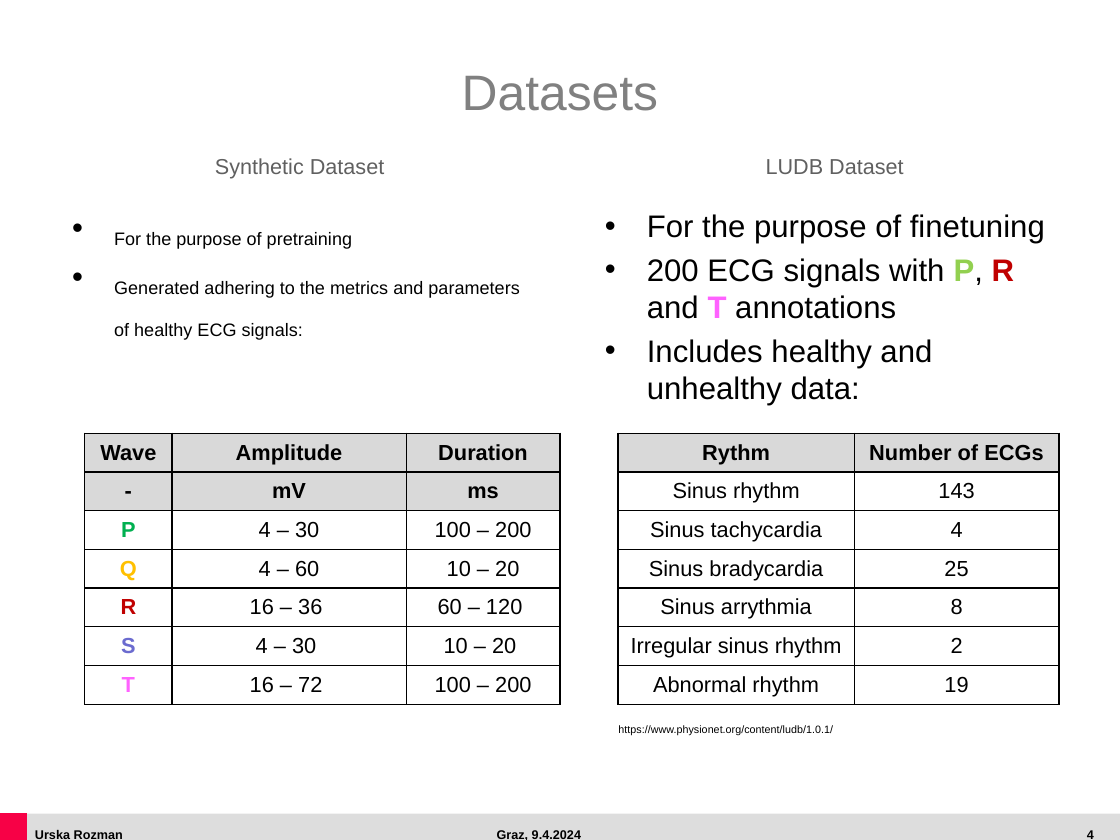
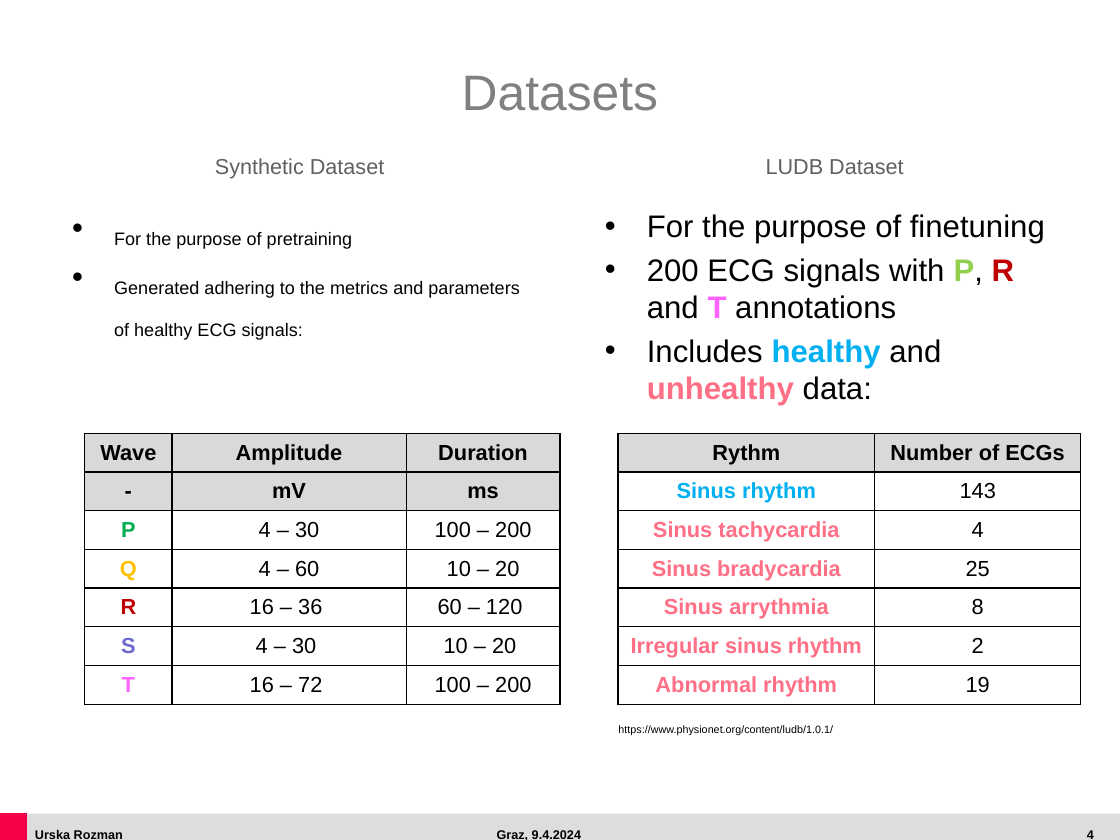
Before and after one commit to urozma/out-of-distribution-detection-ecg, a slide deck: slide 4 of BT_Urska_Rozman.pptx. Drawn at 1120x840 pixels with LibreOffice and Linux fonts; fonts in the diff are those of the drawing. Boxes give left, top, right and bottom in pixels: in the first picture for what was removed or moved away, otherwise in the second. Text is boxed around its words. In the diff, an @@ line names an element or a change of style, - is before the commit and + after.

```diff
--- a/BT_Urska_Rozman.pptx
+++ b/BT_Urska_Rozman.pptx
@@ text at (647,339,941,406): text colour #000000 to #00B0F0 in "healthy"; text colour #000000 to #FF6F85 in "unhealthy"; bold on in "healthy unhealthy" @@
@@ table at (618,433,1081,704) @@
@@ text colour #000000 to #00B0F0 in "Sinus rhythm" @@
@@ bold on in "Sinus rhythm", "Sinus tachycardia", "Sinus bradycardia", "Sinus arrythmia" and 2 more places @@
@@ text colour #000000 to #FF6F85 in "Sinus tachycardia", "Sinus bradycardia", "Sinus arrythmia", "Irregular sinus rhythm" and 1 more places @@
@@ table: place and size @@
-table at (618,433,1060,704)
+table at (618,433,1081,704)
```
Also in this commit, not shown: 2 other slides changed, 2 slides added, 1 slide removed, 51 other files.
